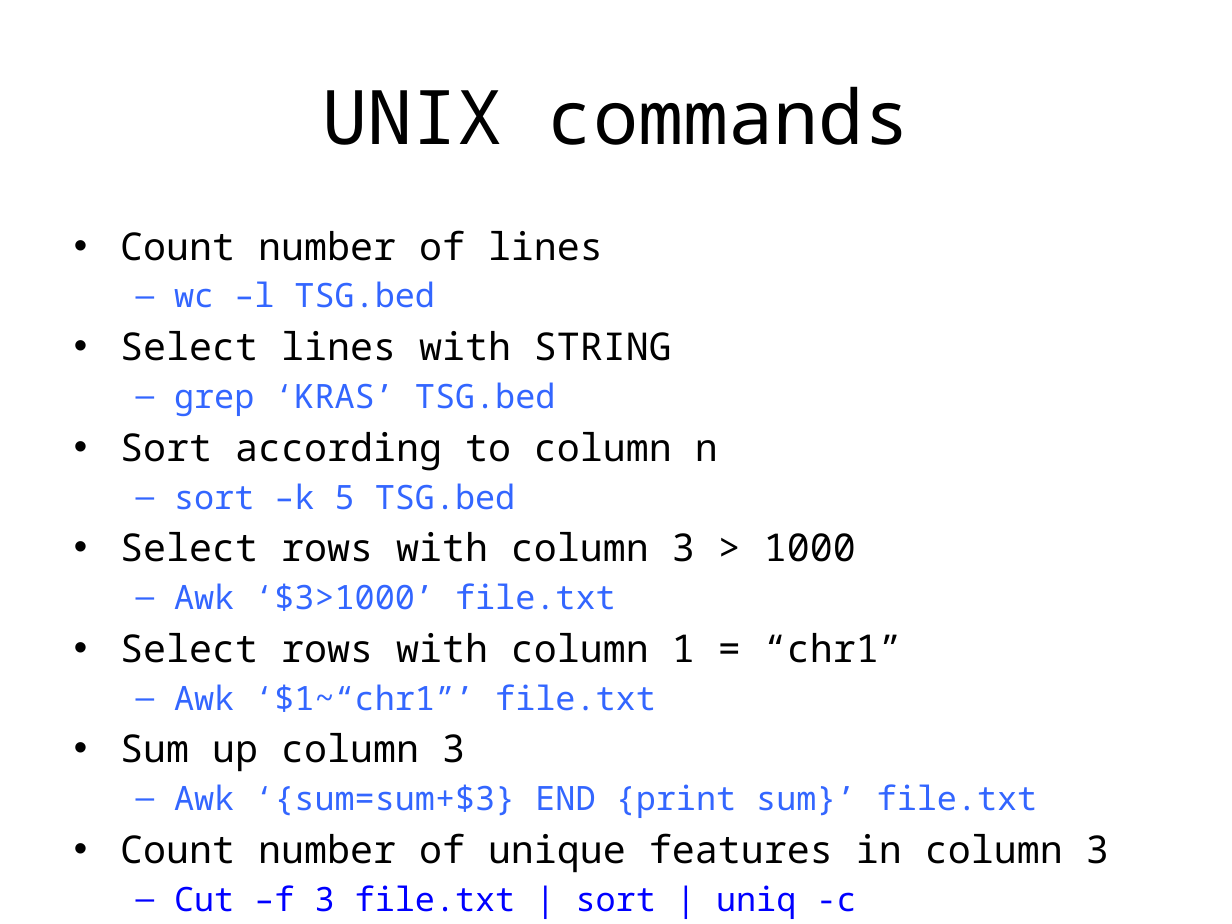
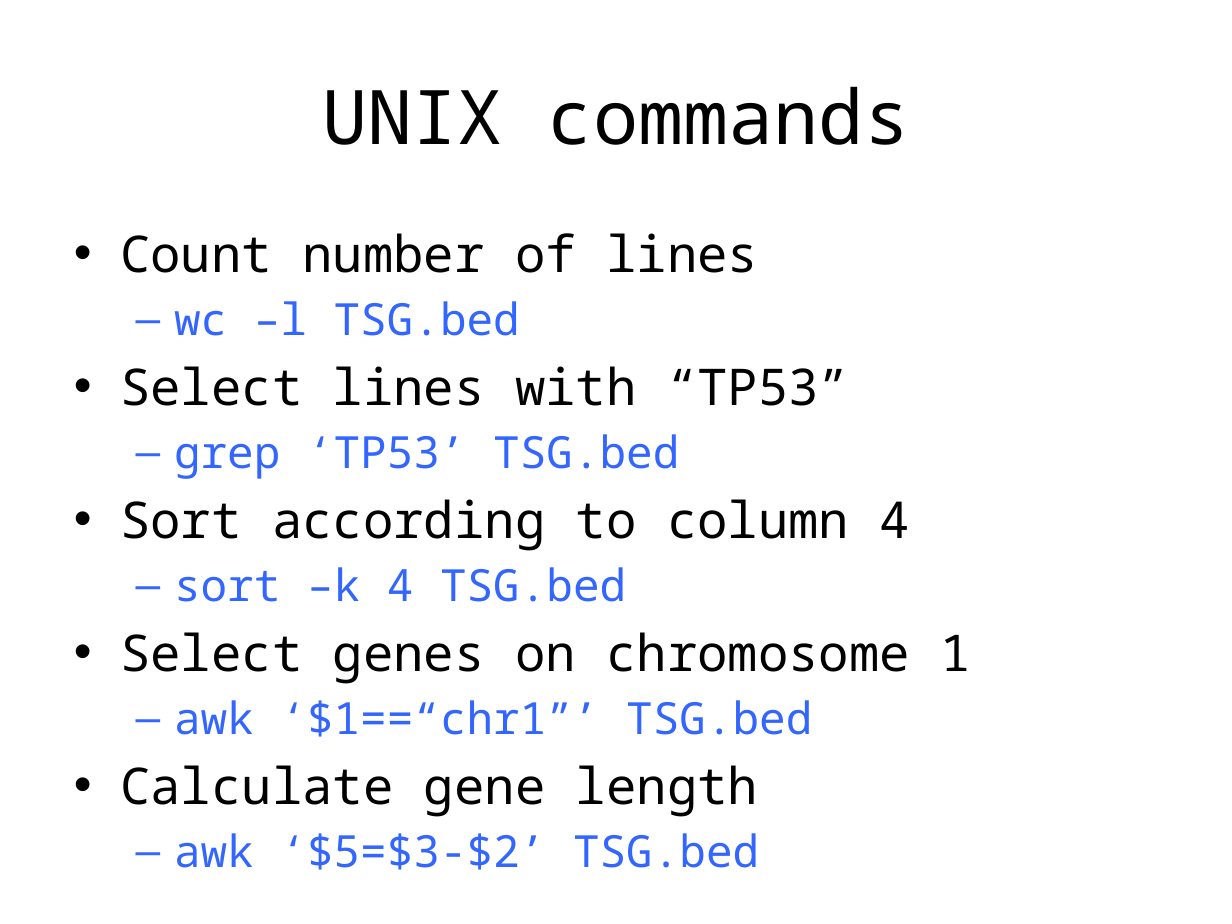
Before and after one commit to biom262/biom262-2016, a slide deck: slide 2 of weeks/week06/Practise_Day1.pptx. Drawn at 1232x924 pixels with LibreOffice and Linux fonts; fonts in the diff are those of the drawing. Boxes give left, top, right and bottom in pixels: in the first picture for what was removed or moved away, otherwise in the second. Text is boxed around its words. In the diff, an @@ line names an element or a change of style, - is before the commit and + after.

```diff
--- a/weeks/week06/Practise_Day1.pptx
+++ b/weeks/week06/Practise_Day1.pptx
@@ text at [120, 233, 758, 336]: size 22.4 to 29.6 pt in "Count number of lines"; size 19.6 to 25.9 pt in "wc –l TSG.bed"; more space between paragraphs @@
@@ text at [120, 366, 970, 870]: text changed; size 22.4 to 29.6 pt @@
-• Select lines with STRING
-  – grep ‘KRAS’ TSG.bed
-• Sort according to column n
-  – sort –k 5 TSG.bed
-• Select rows with column 3 > 1000
-  – Awk ‘$3>1000’ file.txt
-• Select rows with column 1 = “chr1”
-  – Awk ‘$1~“chr1”’ file.txt
-• Sum up column 3
-  – Awk ‘{sum=sum+$3} END {print sum}’ file.txt
-• Count number of unique features in column 3
-  – Cut –f 3 file.txt | sort | uniq -c
+• Select lines with “TP53”
+  – grep ‘TP53’ TSG.bed
+• Sort according to column 4
+  – sort –k 4 TSG.bed
+• Select genes on chromosome 1
+  – awk ‘$1==“chr1”’ TSG.bed
+• Calculate gene length
+  – awk ‘$5=$3-$2’ TSG.bed
```
Also in this commit, not shown: 8 other slides changed.
